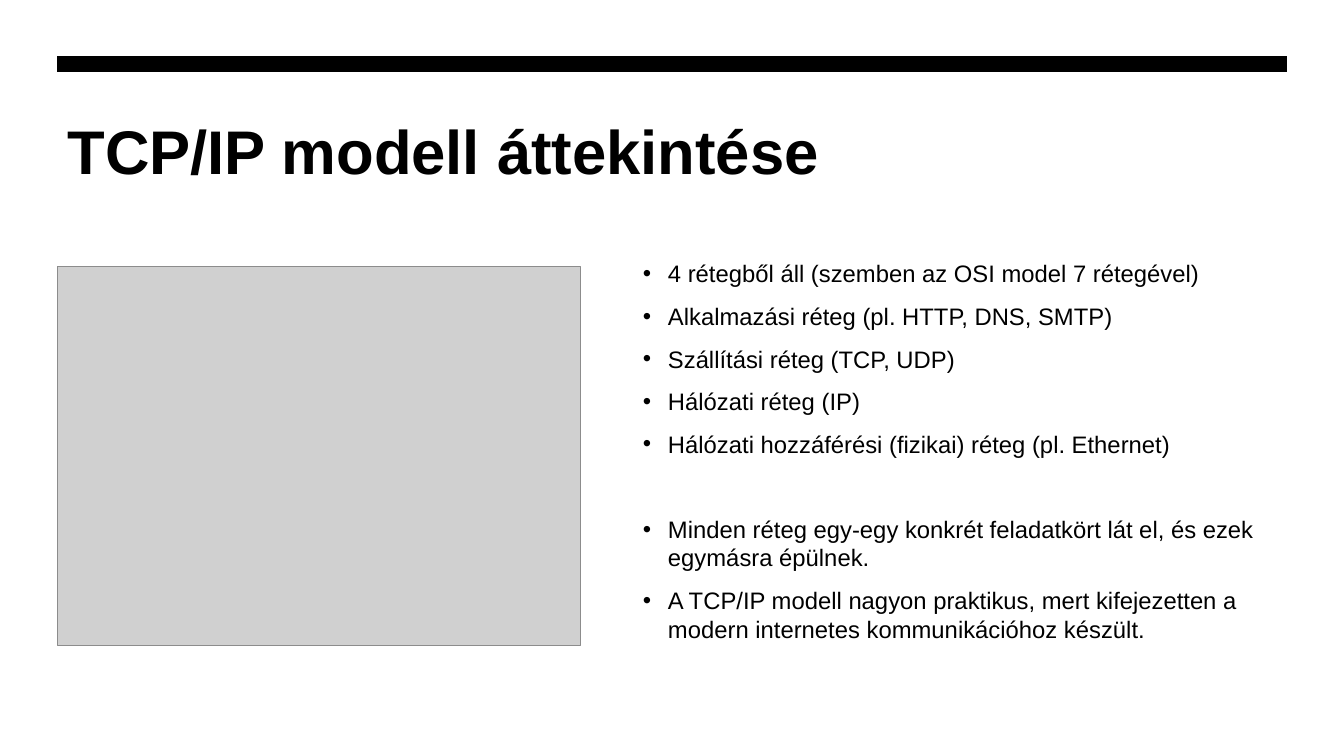
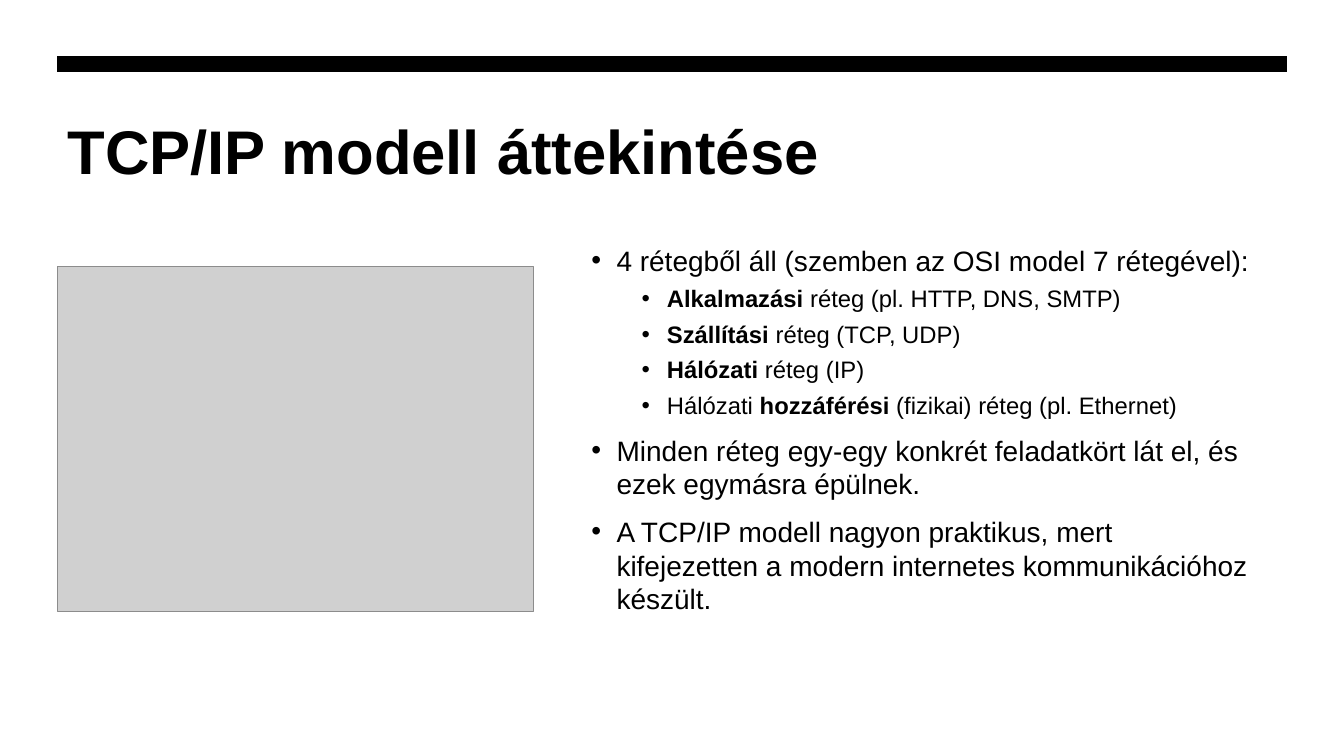
Before and after one commit to zbalogh/oe-internetes-alkalmazasok, a slide deck: slide 7 of 01/01_eloadas_internet_alapjai_tcp_ip.pptx. Drawn at 1344x756 pixels with LibreOffice and Linux fonts; fonts in the diff are those of the drawing; grey boxes stand for pictures. Boxes give left, top, right and bottom in pixels: in the first picture for what was removed or moved away, otherwise in the second. Text is boxed around its words. In the diff, an @@ line names an element or a change of style, - is before the commit and + after.

```diff
--- a/01/01_eloadas_internet_alapjai_tcp_ip.pptx
+++ b/01/01_eloadas_internet_alapjai_tcp_ip.pptx
@@ text "4 rétegből áll (szemben az ...": place and size @@
-text "4 rétegből áll (szemben az ..." at [668, 264, 1253, 639]
+text "4 rétegből áll (szemben az ..." at [617, 250, 1248, 610]
@@ picture: place and size @@
-picture at [57, 266, 580, 645]
+picture at [57, 266, 533, 611]
@@ text at [617, 250, 1248, 276]: text changed; size 17 to 20 pt @@
-• 4 rétegből áll (szemben az OSI model 7 rétegével)
+• 4 rétegből áll (szemben az OSI model 7 rétegével):
@@ text at [617, 289, 1247, 610]: bold on in "Alkalmazási", "Szállítási", "Hálózati", "hozzáférési"; size 17 to 20 pt in "Minden réteg egy-egy konkrét feladatkört lát el, ...", "A TCP/IP modell nagyon praktikus, mert kifejezetten ..."; list level 1 to 2 in "Alkalmazási réteg (pl. HTTP, DNS, ..."; list level 1 to 2 in "Szállítási réteg (TCP, UDP)"; list level 1 to 2 in "Hálózati réteg (IP)"; list level 1 to 2 in "Hálózati hozzáférési (fizikai) réteg (pl. ..." @@
```
Also in this commit, not shown: 7 other slides changed, 3 other files.
